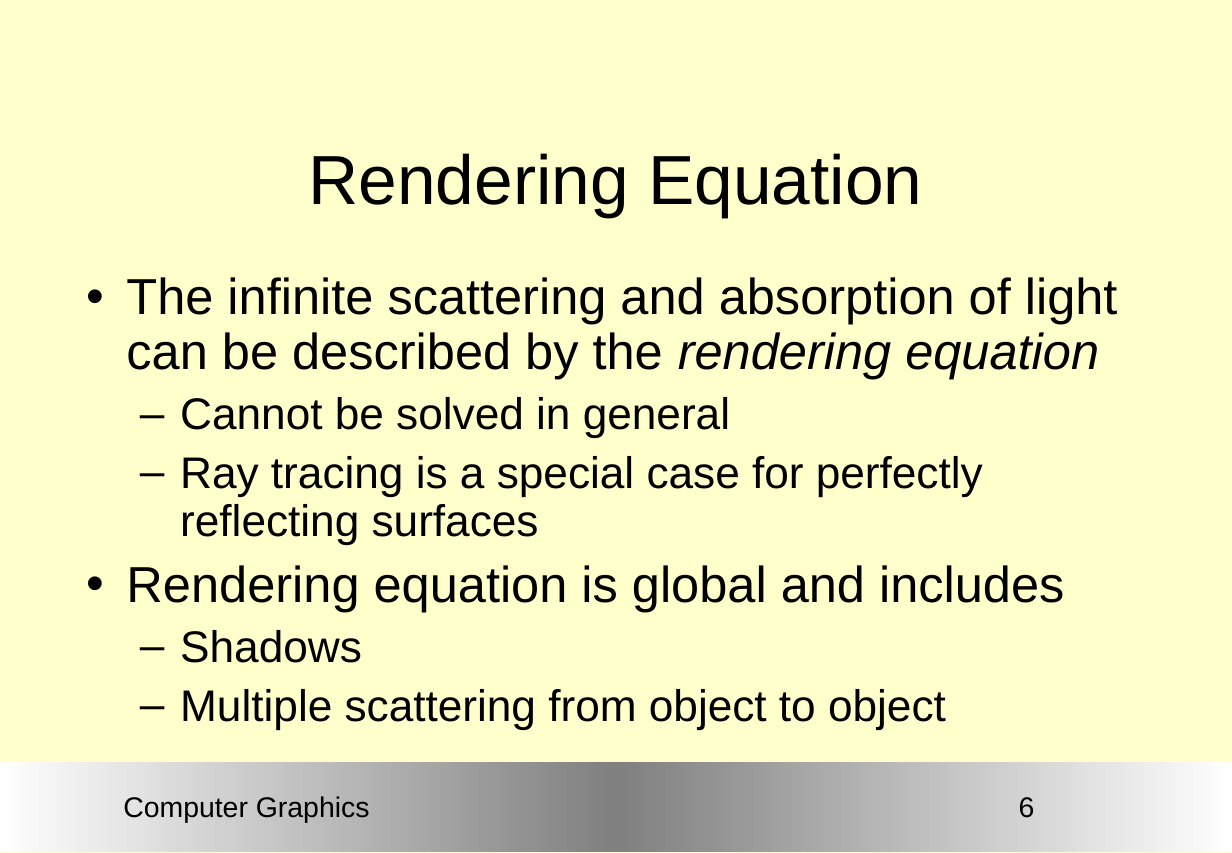
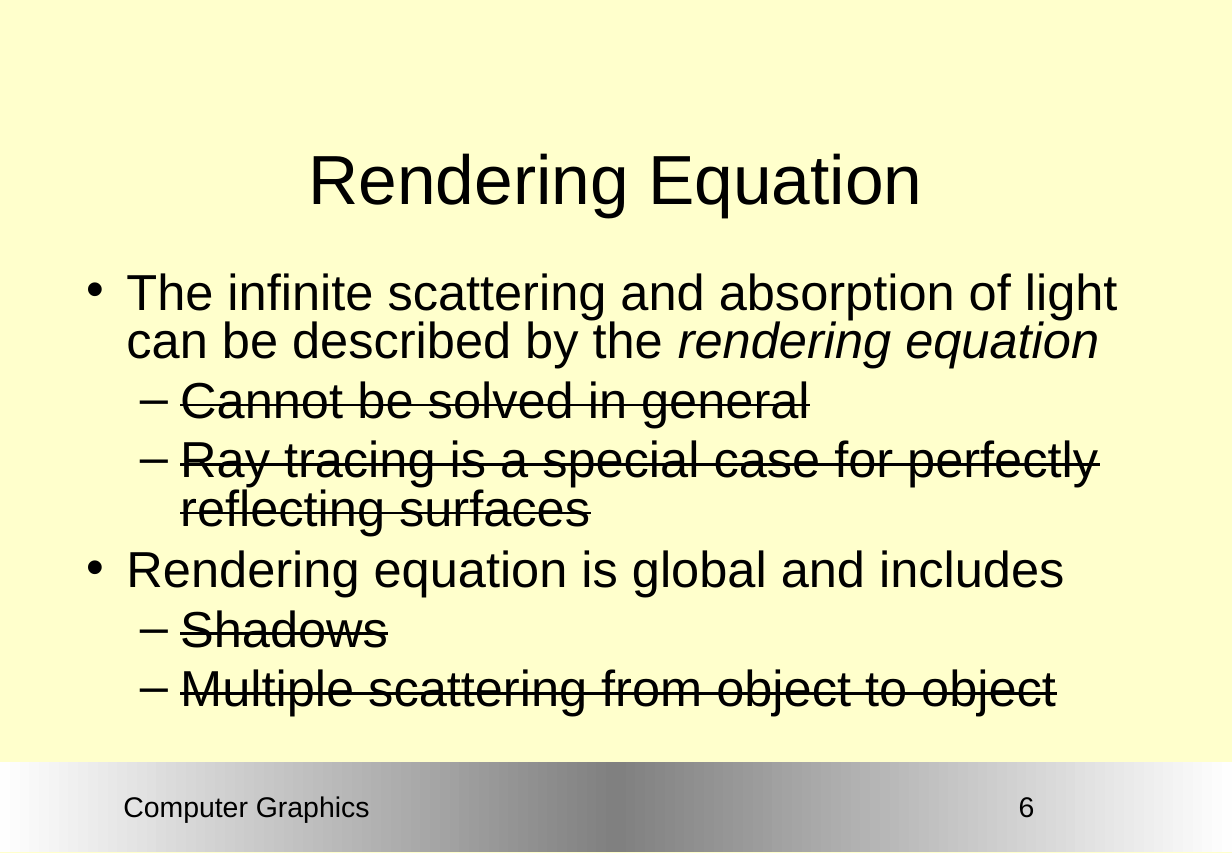
Before and after one commit to Nico420/cours-newcastle, a slide deck: slide 6 of Graphics/ComputerGraphics13.ppt. Drawn at 1232x853 pixels with LibreOffice and Linux fonts; fonts in the diff are those of the drawing; background and template pictures are left out. Boxes give left, top, right and bottom in pixels: in the first picture for what was removed or moved away, otherwise in the second. Text is boxed around its words. In the diff, an @@ line names an element or a change of style, - is before the commit and + after.

```diff
--- a/Graphics/ComputerGraphics13.ppt
+++ b/Graphics/ComputerGraphics13.ppt
@@ text "The infinite scattering and absorption ..." at box(126, 273, 1118, 716): size 28 to 32 pt, strikethrough on in "Cannot be solved in general", "Ray tracing is a special case for ...", "Shadows", "Multiple scattering from object to object"; line spacing 0.9 to 0.8 @@
```
Also in this commit, not shown: 30 other slides changed, 29 other files.
